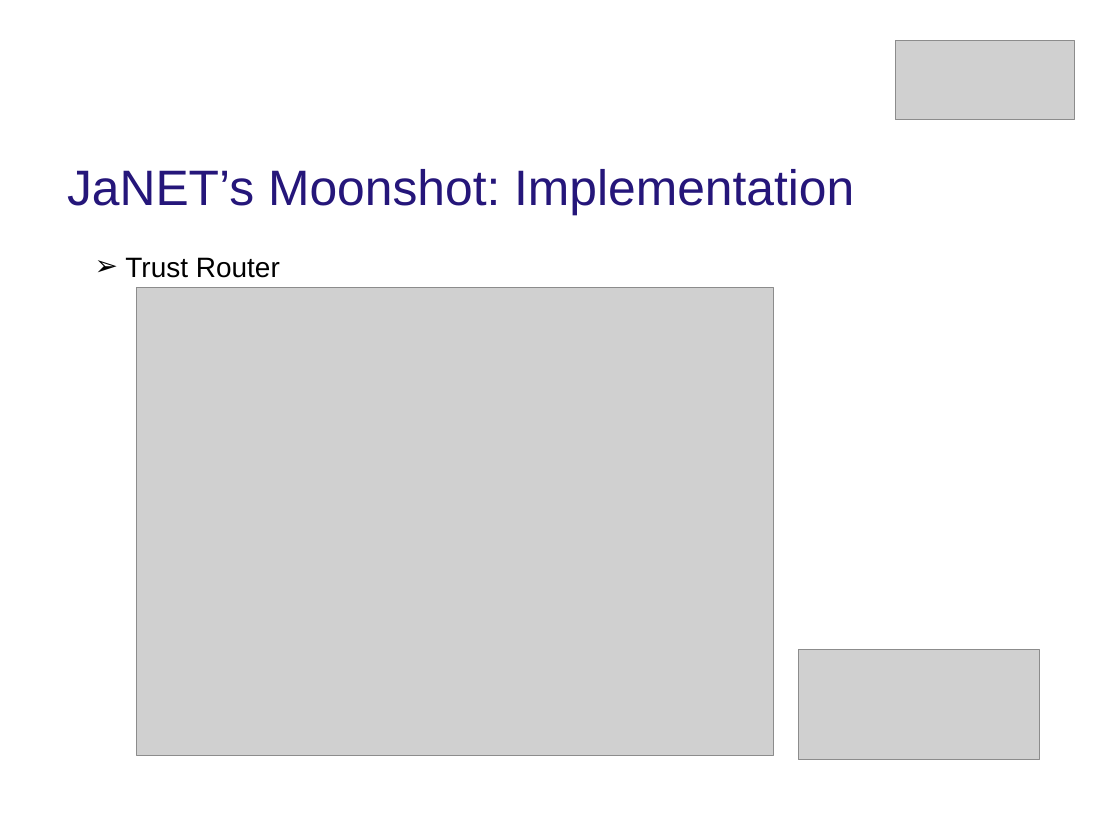
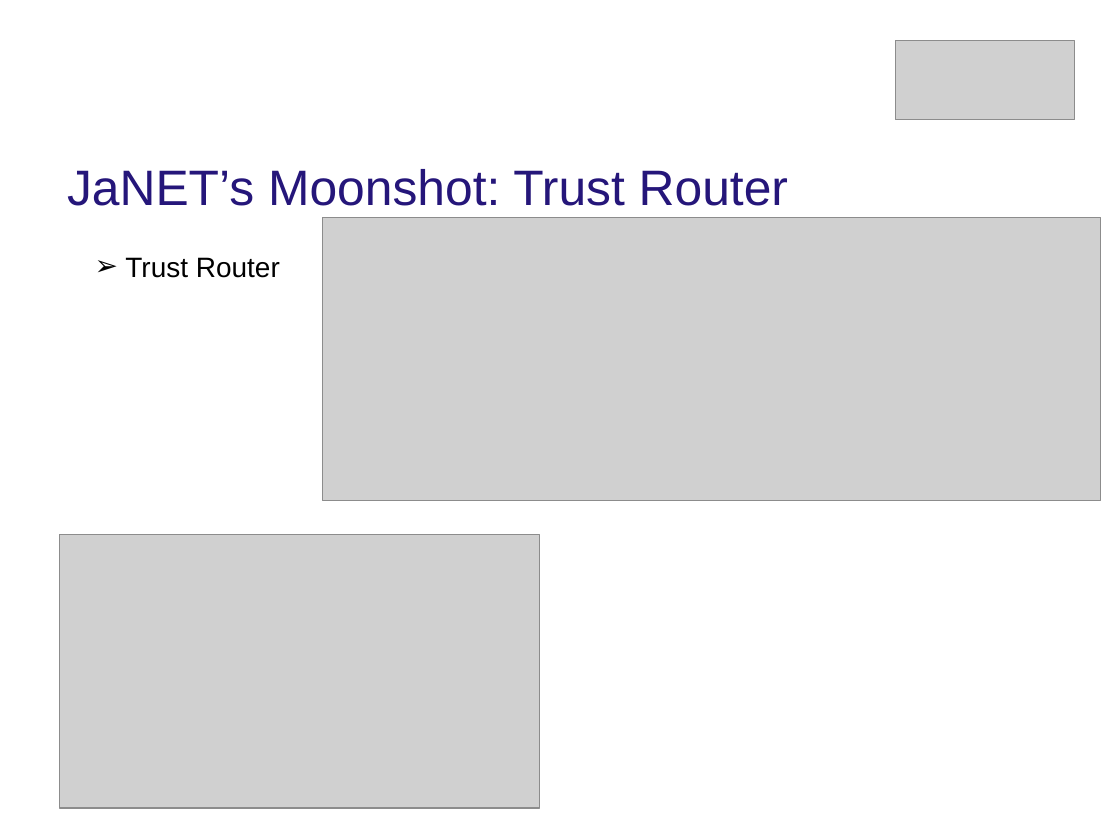
Before and after one commit to MoonshotNL/moonshotdocuments, a slide deck: slide 14 of Presentations/Final presentation.pptx (slide 11 before the commit). Drawn at 1120x840 pixels with LibreOffice and Linux fonts; fonts in the diff are those of the drawing; grey boxes stand for pictures; background and template pictures are left out. Boxes give left, top, right and bottom in pixels: in the first picture for what was removed or moved away, otherwise in the second. Text is boxed around its words. In the diff, an @@ line names an element or a change of style, - is before the commit and + after.

```diff
--- a/Presentations/Final presentation.pptx
+++ b/Presentations/Final presentation.pptx
@@ text at (x1=67, y1=169, x2=788, y2=206): text changed @@
-JaNET’s Moonshot: Implementation
+JaNET’s Moonshot: Trust Router
@@ picture added at (x1=323, y1=217, x2=1101, y2=501) @@
@@ picture removed at (x1=137, y1=288, x2=774, y2=755) @@
@@ picture added at (x1=59, y1=534, x2=540, y2=808) @@
@@ picture removed at (x1=799, y1=650, x2=1039, y2=760) @@
```
Also in this commit, not shown: 6 other slides changed, 6 slides added, 1 slide removed.
